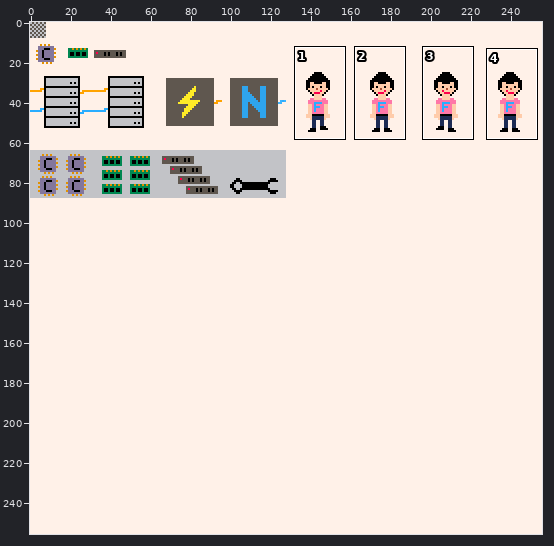
One commit to this sprite sheet: gamejam/assets/spritesheet.png. The picture above shows the old version from afar; the outline marks the close-up.
Close-up. Earlier state:
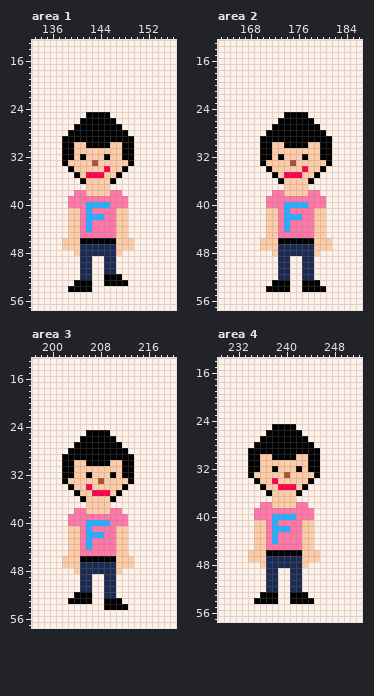
The file is 256x256 pixels. Colours within 5 levels of each other are drawn and written as one. Shown: area 1: x 133..156, y 13..57; area 2: x 163..186, y 13..57; area 3: x 197..220, y 13..57; area 4: x 229..252, y 14..57. The commit also changed other parts of the picture, which this record leaves out.
And afterwards:
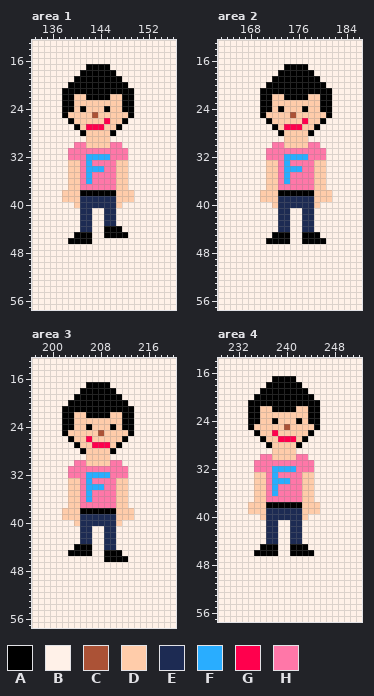
Palette (. is transparent): A #000000  B #fff1e8  C #ab5236  D #ffccaa  E #1d2b53  F #29adff  G #ff004d  H #ff77a8
Diff:
Changed rows in their new state; - is an unchanged pixel.
Area 1:
first column x 138:
17 ----AAAA----
18 ---AAAAAA---
19 --AAAAAAAA--
20 -AAAAAAAAAA-
21 AAAAAAAAAAAA
22 AADDAAAADDAA
23 AADDDDDDDDAA
24 AADADDDADDAA
25 ADDDDCDDDDDA
26 -ADDDDDGDDA-
27 ---DGGGDD---
28 -BB-DDDD-BB-
29 BBBBDDDDBBBB
30 BBHHDDDDHHBB
31 BHHHHHHHHHHB
32 BHHHFFFFHHHB
33 B--HFHHHH--B
34 -D-HFFFHH-D-
35 -DDHFHHHHDD-
36 -DDHFHHHHDD-
37 -DDHHHHHHDD-
38 DDDAAAAAADDD
39 DDDEEEEEEDDD
40 -BDEEEEEEDB-
41 -BBEEBBEEBB-
42 -BBEEBBEEBB-
43 -BBEEBBEEBB-
44 -BBEEBBAAAB-
45 -BAAABBAAAA-
46 BAA--BBBBBBB
47 BBBBBBBBBBBB
48 --BBBBBBBB--
49 ---BB--BB---
50 ---BB--BB---
51 ---BB--BB---
52 ---BB--BBB--
53 --BBB--BBBB-
54 -BBBB-------
Area 2:
first column x 170:
17 ----AAAA----
18 ---AAAAAA---
19 --AAAAAAAA--
20 -AAAAAAAAAA-
21 AAAAAAAAAAAA
22 AADDAAAADDAA
23 AADDDDDDDDAA
24 AADADDDADDAA
25 ADDDDCDDDDDA
26 -ADDDDDGDDA-
27 ---DGGGDD---
28 -BB-DDDD-BB-
29 BBBBDDDDBBBB
30 BBHHDDDDHHBB
31 BHHHHHHHHHHB
32 BHHHFFFFHHHB
33 B--HFHHHH--B
34 -D-HFFFHH-D-
35 -DDHFHHHHDD-
36 -DDHFHHHHDD-
37 -DDHHHHHHDD-
38 DDDAAAAAADDD
39 DDDEEEEEEDDD
40 -BDEEEEEEDB-
41 -BBEEBBEEBB-
42 -BBEEBBEEBB-
43 -BBEEBBEEBB-
44 -BBEEBBEEBB-
45 -BAAABBAAAB-
46 BAA--BB--AAB
47 BBBBBBBBBBBB
48 --BBBBBBBB--
49 ---BB--BB---
50 ---BB--BB---
51 ---BB--BB---
52 ---BB--BB---
53 --BBB--BBB--
54 -BBBB--BBBB-
Area 3:
first column x 202:
17 ----AAAA----
18 ---AAAAAA---
19 --AAAAAAAA--
20 -AAAAAAAAAA-
21 AAAAAAAAAAAA
22 AADDAAAADDAA
23 AADDDDDDDDAA
24 AADDADDDADAA
25 ADDDDDCDDDDA
26 -ADDGDDDDDA-
27 ---DDGGGD---
28 -BB-DDDD-BB-
29 BBBBDDDDBBBB
30 BBHHDDDDHHBB
31 BHHHHHHHHHHB
32 BHHHFFFFHHHB
33 B--HFHHHH--B
34 -D-HFFFHH-D-
35 -DDHFHHHHDD-
36 -DDHFHHHHDD-
37 -DDHHHHHHDD-
38 DDDAAAAAADDD
39 DDDEEEEEEDDD
40 -BDEEEEEEDB-
41 -BBEEBBEEBB-
42 -BBEEBBEEBB-
43 -BBEEBBEEBB-
44 -BAAABBEEBB-
45 -AAAABBAAAB-
46 BBBBBBB--AAB
47 BBBBBBBBBBBB
48 --BBBBBBBB--
49 ---BB--BB---
50 ---BB--BB---
51 ---BB--BB---
52 --BBB--BB---
53 -BBBB--BBB--
54 -------BBBB-
Area 4:
first column x 234:
17 ----AAAA----
18 ---AAAAAA---
19 --AAAAAAAA--
20 -AAAAAAAAAA-
21 AAAAAAAAAAAA
22 AADDAAAADDAA
23 AADDDDDDDDAA
24 AADDADDDADAA
25 ADDDDDCDDDDA
26 -ADDGDDDDDA-
27 ---DDGGGD---
28 -BB-DDDD-BB-
29 BBBBDDDDBBBB
30 BBHHDDDDHHBB
31 BHHHHHHHHHHB
32 BHHHFFFFHHHB
33 B--HFHHHH--B
34 -D-HFFFHH-D-
35 -DDHFHHHHDD-
36 -DDHFHHHHDD-
37 -DDHHHHHHDD-
38 DDDAAAAAADDD
39 DDDEEEEEEDDD
40 -BDEEEEEEDB-
41 -BBEEBBEEBB-
42 -BBEEBBEEBB-
43 -BBEEBBEEBB-
44 -BBEEBBEEBB-
45 -BAAABBAAAB-
46 BAA--BB--AAB
47 BBBBBBBBBBBB
48 --BBBBBBBB--
49 ---BB--BB---
50 ---BB--BB---
51 ---BB--BB---
52 ---BB--BB---
53 --BBB--BBB--
54 -BBBB--BBBB-
